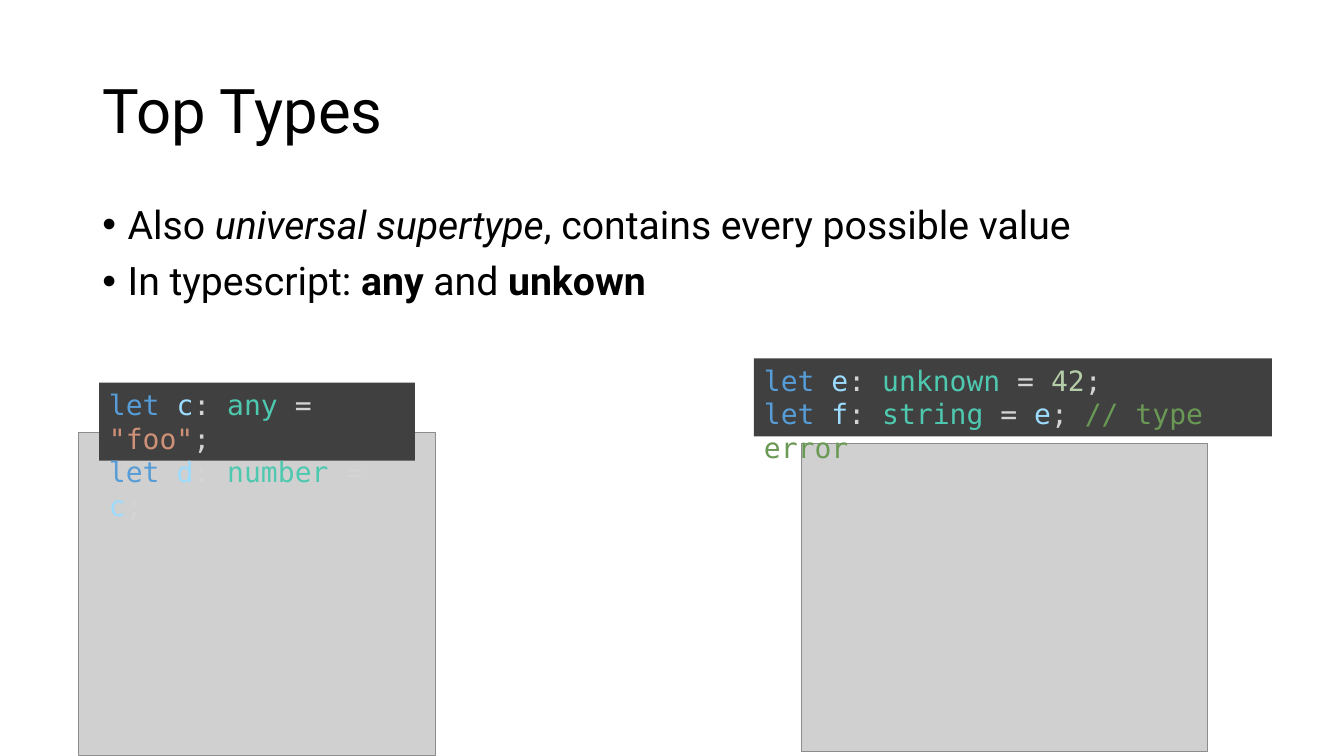
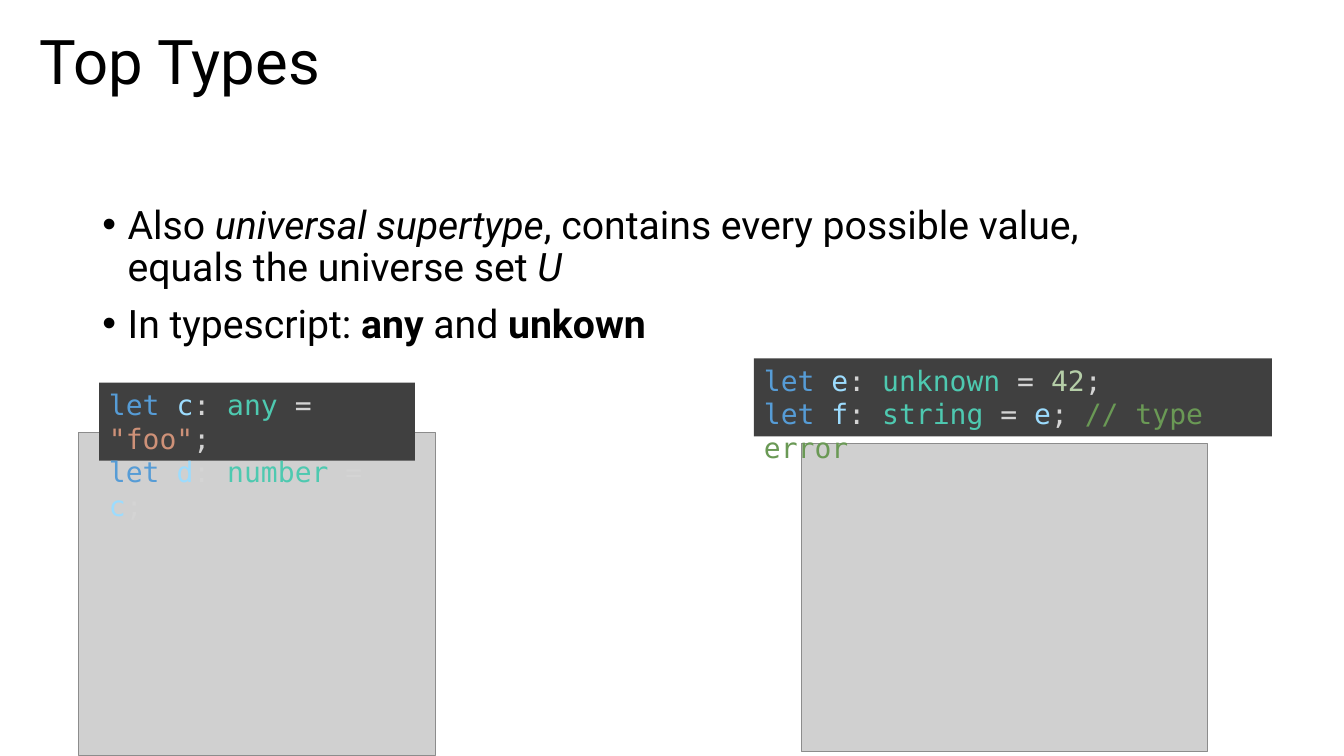
Before and after one commit to ymekesser/a-type-of-magic-presentation, a slide deck: slide 12 of a-type-of-magic.pptx (slide 10 before the commit). Drawn at 1344x756 pixels with LibreOffice and Linux fonts; fonts in the diff are those of the drawing; grey boxes stand for pictures. Boxes give left, top, right and bottom in pixels: in the first picture for what was removed or moved away, otherwise in the second. Text is boxed around its words. In the diff, an @@ line names an element or a change of style, - is before the commit and + after.

Commit message:
Refined basic types and intro

```diff
--- a/a-type-of-magic.pptx
+++ b/a-type-of-magic.pptx
@@ title "Top Types": place and size @@
-title "Top Types" at <box>102,89,383,146</box>
+title "Top Types" at <box>40,40,320,97</box>
@@ text at <box>128,209,1079,289</box>: text changed @@
-• Also universal supertype, contains every possible value
+• Also universal supertype, contains every possible value,
+  equals the universe set U
```
Also in this commit, not shown: 11 other slides changed, 7 slides added, 2 other files.
